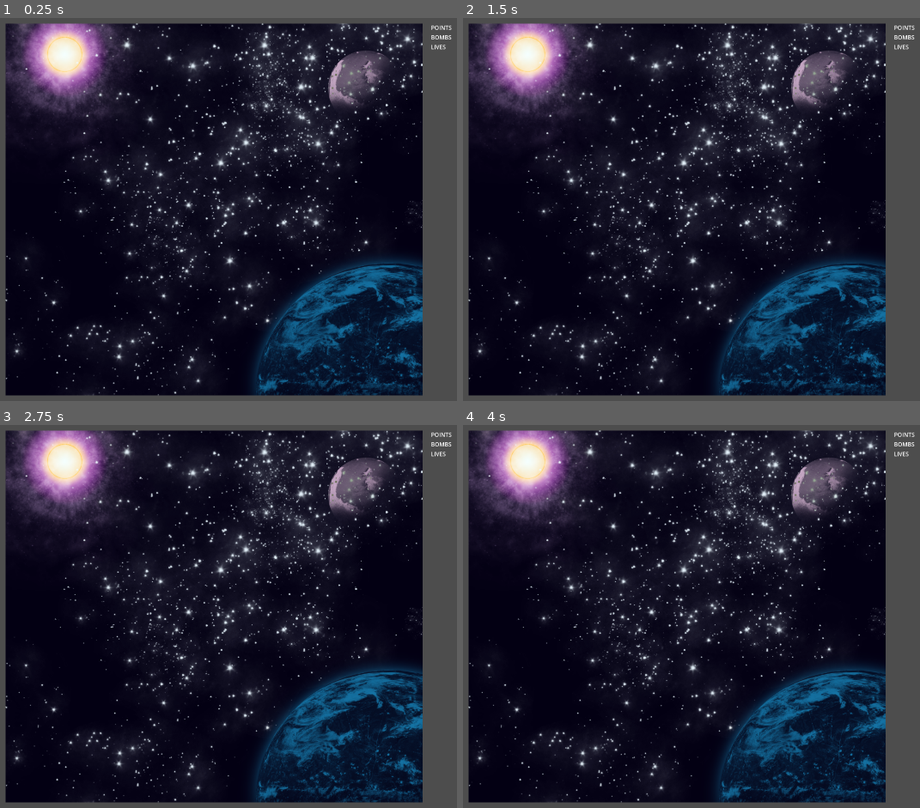
Above: before the commit, frames 1-4 (two rows, left to right).
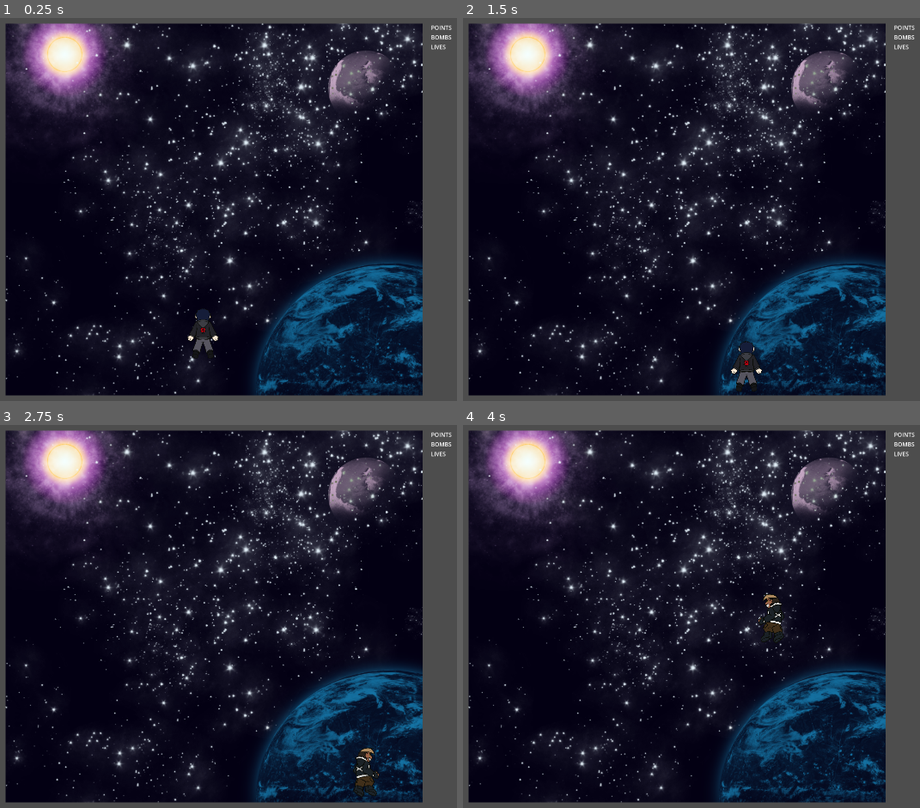
Above: after the commit, the same moments.

Repository: TresSims/Nickel2Danmaku
Game: Godot game, scene res://Levels/Level1/Level1.tscn
Two runs of this game, one before a commit and one after it. Both use one fixed random seed, a clock stepped at 60 frames per second and the inputs below. This scene is started directly instead of the project's main scene.
Inputs:
- Up to frame 1 (0.25 s): no input
- Up to frame 2 (1.5 s): tap Enter at 0.5 s; hold Right (right, bound only after the commit) 0.53-1.28 s; hold Shift (switch, bound only after the commit) 0.53-1.28 s; hold Down (down, bound only after the commit) from 1.28 s (still down); tap Shift (switch, bound only after the commit) at 1.35 s
- Up to frame 3 (2.75 s): tap Space at 2 s; release Down (down, bound only after the commit) at 2.03 s; hold Right (right, bound only after the commit) from 2.03 s (still down); hold Shift (switch, bound only after the commit) from 2.03 s (still down)
- Up to frame 4 (4 s): release Right (right, bound only after the commit) at 2.78 s; release Shift (switch, bound only after the commit) at 2.78 s; hold W (up, bound only after the commit) 2.78-3.53 s; tap Shift (switch, bound only after the commit) at 2.85 s; hold A (left, bound only after the commit) from 3.53 s (still down); hold Shift (switch, bound only after the commit) from 3.53 s (still down)

The runs differ from the first frame. In frame 1, 0.4% of the frame differs, in the area x 40-48%, y 76-89%; in frame 2, 0.4%, in the area x 58-66%, y 84-98%; in frame 3, 0.3%; in frame 4, 0.3%.

Commit message:
Added Basic character functionality

Diff:
--- a/Levels/Level1/Level1.tscn
+++ b/Levels/Level1/Level1.tscn
@@ -1,8 +1,79 @@
-[gd_scene load_steps=3 format=3 uid="uid://km7n274l66dj"]
+[gd_scene load_steps=17 format=3 uid="uid://km7n274l66dj"]
 
 [ext_resource type="Texture2D" uid="uid://ig8wq7yahx87" path="res://Levels/Level1/BG.png" id="1_savf4"]
+[ext_resource type="Script" path="res://Actors/Player/Player.gd" id="2_1o7g3"]
+[ext_resource type="Texture2D" uid="uid://dp3emxhorvutk" path="res://Actors/Player/PlayerSS.png" id="2_b7pti"]
 
 [sub_resource type="CanvasItemMaterial" id="CanvasItemMaterial_v0gpt"]
+
+[sub_resource type="AtlasTexture" id="AtlasTexture_ywb5b"]
+atlas = ExtResource("2_b7pti")
+region = Rect2(0, 0, 780, 1020)
+
+[sub_resource type="AtlasTexture" id="AtlasTexture_80lpj"]
+atlas = ExtResource("2_b7pti")
+region = Rect2(780, 0, 780, 1020)
+
+[sub_resource type="AtlasTexture" id="AtlasTexture_mxou5"]
+atlas = ExtResource("2_b7pti")
+region = Rect2(1560, 0, 780, 1020)
+
+[sub_resource type="AtlasTexture" id="AtlasTexture_fnj4j"]
+atlas = ExtResource("2_b7pti")
+region = Rect2(0, 1020, 780, 1020)
+
+[sub_resource type="AtlasTexture" id="AtlasTexture_r1gcr"]
+atlas = ExtResource("2_b7pti")
+region = Rect2(780, 1020, 780, 1020)
+
+[sub_resource type="AtlasTexture" id="AtlasTexture_5761e"]
+atlas = ExtResource("2_b7pti")
+region = Rect2(1560, 1020, 780, 1020)
+
+[sub_resource type="SpriteFrames" id="SpriteFrames_p6672"]
+animations = [{
+"frames": [{
+"duration": 1.0,
+"texture": SubResource("AtlasTexture_ywb5b")
+}, {
+"duration": 1.0,
+"texture": SubResource("AtlasTexture_80lpj")
+}, {
+"duration": 1.0,
+"texture": SubResource("AtlasTexture_mxou5")
+}, {
+"duration": 1.0,
+"texture": SubResource("AtlasTexture_fnj4j")
+}, {
+"duration": 1.0,
+"texture": SubResource("AtlasTexture_r1gcr")
+}, {
+"duration": 1.0,
+"texture": SubResource("AtlasTexture_5761e")
+}],
+"loop": true,
+"name": &"default",
+"speed": 5.0
+}]
+
+[sub_resource type="CircleShape2D" id="CircleShape2D_obehr"]
+radius = 12.0
+
+[sub_resource type="SegmentShape2D" id="SegmentShape2D_mpkiw"]
+a = Vector2(35, 35)
+b = Vector2(32, 1000)
+
+[sub_resource type="SegmentShape2D" id="SegmentShape2D_kxnjh"]
+a = Vector2(35, 45)
+b = Vector2(1120, 45)
+
+[sub_resource type="SegmentShape2D" id="SegmentShape2D_rrolm"]
+a = Vector2(-35, 37)
+b = Vector2(-35, 1000)
+
+[sub_resource type="SegmentShape2D" id="SegmentShape2D_2kt8s"]
+a = Vector2(35, 0)
+b = Vector2(1120, 0)
 
 [node name="MarginContainer" type="MarginContainer"]
 material = SubResource("CanvasItemMaterial_v0gpt")
@@ -25,6 +96,39 @@
 texture = ExtResource("1_savf4")
 centered = false
 
+[node name="Player" type="CharacterBody2D" parent="HBoxContainer/VBoxContainer/Sprite2D"]
+position = Vector2(552, 865)
+motion_mode = 1
+script = ExtResource("2_1o7g3")
+
+[node name="AnimatedSprite2D" type="AnimatedSprite2D" parent="HBoxContainer/VBoxContainer/Sprite2D/Player"]
+scale = Vector2(0.15, 0.15)
+sprite_frames = SubResource("SpriteFrames_p6672")
+frame = 5
+frame_progress = 0.0478822
+
+[node name="CollisionShape2D" type="CollisionShape2D" parent="HBoxContainer/VBoxContainer/Sprite2D/Player"]
+position = Vector2(0, -9)
+shape = SubResource("CircleShape2D_obehr")
+
+[node name="MapBorder" type="StaticBody2D" parent="HBoxContainer/VBoxContainer/Sprite2D"]
+
+[node name="CollisionShape2D" type="CollisionShape2D" parent="HBoxContainer/VBoxContainer/Sprite2D/MapBorder"]
+position = Vector2(20, 0)
+shape = SubResource("SegmentShape2D_mpkiw")
+
+[node name="CollisionShape2D2" type="CollisionShape2D" parent="HBoxContainer/VBoxContainer/Sprite2D/MapBorder"]
+position = Vector2(0, 10)
+shape = SubResource("SegmentShape2D_kxnjh")
+
+[node name="CollisionShape2D3" type="CollisionShape2D" parent="HBoxContainer/VBoxContainer/Sprite2D/MapBorder"]
+position = Vector2(1147, 0)
+shape = SubResource("SegmentShape2D_rrolm")
+
+[node name="CollisionShape2D4" type="CollisionShape2D" parent="HBoxContainer/VBoxContainer/Sprite2D/MapBorder"]
+position = Vector2(0, 960)
+shape = SubResource("SegmentShape2D_2kt8s")
+
 [node name="VBoxContainer2" type="VBoxContainer" parent="HBoxContainer"]
 layout_direction = 2
 layout_mode = 2
--- a/project.godot
+++ b/project.godot
@@ -20,3 +20,47 @@
 window/size/viewport_width=1920
 window/size/viewport_height=1080
 window/stretch/mode="viewport"
+
+[input]
+
+up={
+"deadzone": 0.5,
+"events": [Object(InputEventKey,"resource_local_to_scene":false,"resource_name":"","device":-1,"window_id":0,"alt_pressed":false,"shift_pressed":false,"ctrl_pressed":false,"meta_pressed":false,"pressed":false,"keycode":0,"physical_keycode":87,"key_label":0,"unicode":119,"echo":false,"script":null)
+, Object(InputEventKey,"resource_local_to_scene":false,"resource_name":"","device":-1,"window_id":0,"alt_pressed":false,"shift_pressed":false,"ctrl_pressed":false,"meta_pressed":false,"pressed":false,"keycode":0,"physical_keycode":4194320,"key_label":0,"unicode":0,"echo":false,"script":null)
+]
+}
+down={
+"deadzone": 0.5,
+"events": [Object(InputEventKey,"resource_local_to_scene":false,"resource_name":"","device":-1,"window_id":0,"alt_pressed":false,"shift_pressed":false,"ctrl_pressed":false,"meta_pressed":false,"pressed":false,"keycode":0,"physical_keycode":4194322,"key_label":0,"unicode":0,"echo":false,"script":null)
+, Object(InputEventKey,"resource_local_to_scene":false,"resource_name":"","device":-1,"window_id":0,"alt_pressed":false,"shift_pressed":false,"ctrl_pressed":false,"meta_pressed":false,"pressed":false,"keycode":0,"physical_keycode":83,"key_label":0,"unicode":115,"echo":false,"script":null)
+]
+}
+left={
+"deadzone": 0.5,
+"events": [Object(InputEventKey,"resource_local_to_scene":false,"resource_name":"","device":-1,"window_id":0,"alt_pressed":false,"shift_pressed":false,"ctrl_pressed":false,"meta_pressed":false,"pressed":false,"keycode":0,"physical_keycode":65,"key_label":0,"unicode":97,"echo":false,"script":null)
+, Object(InputEventKey,"resource_local_to_scene":false,"resource_name":"","device":-1,"window_id":0,"alt_pressed":false,"shift_pressed":false,"ctrl_pressed":false,"meta_pressed":false,"pressed":false,"keycode":0,"physical_keycode":4194319,"key_label":0,"unicode":0,"echo":false,"script":null)
+]
+}
+right={
+"deadzone": 0.5,
+"events": [Object(InputEventKey,"resource_local_to_scene":false,"resource_name":"","device":-1,"window_id":0,"alt_pressed":false,"shift_pressed":false,"ctrl_pressed":false,"meta_pressed":false,"pressed":false,"keycode":0,"physical_keycode":4194321,"key_label":0,"unicode":0,"echo":false,"script":null)
+, Object(InputEventKey,"resource_local_to_scene":false,"resource_name":"","device":-1,"window_id":0,"alt_pressed":false,"shift_pressed":false,"ctrl_pressed":false,"meta_pressed":false,"pressed":false,"keycode":0,"physical_keycode":68,"key_label":0,"unicode":100,"echo":false,"script":null)
+]
+}
+switch={
+"deadzone": 0.5,
+"events": [Object(InputEventKey,"resource_local_to_scene":false,"resource_name":"","device":-1,"window_id":0,"alt_pressed":false,"shift_pressed":false,"ctrl_pressed":false,"meta_pressed":false,"pressed":false,"keycode":0,"physical_keycode":4194325,"key_label":0,"unicode":0,"echo":false,"script":null)
+, Object(InputEventKey,"resource_local_to_scene":false,"resource_name":"","device":-1,"window_id":0,"alt_pressed":false,"shift_pressed":false,"ctrl_pressed":false,"meta_pressed":false,"pressed":false,"keycode":0,"physical_keycode":4194326,"key_label":0,"unicode":0,"echo":false,"script":null)
+]
+}
+bomb={
+"deadzone": 0.5,
+"events": [Object(InputEventKey,"resource_local_to_scene":false,"resource_name":"","device":-1,"window_id":0,"alt_pressed":false,"shift_pressed":false,"ctrl_pressed":false,"meta_pressed":false,"pressed":false,"keycode":0,"physical_keycode":88,"key_label":0,"unicode":120,"echo":false,"script":null)
+]
+}
+fire={
+"deadzone": 0.5,
+"events": [Object(InputEventKey,"resource_local_to_scene":false,"resource_name":"","device":-1,"window_id":0,"alt_pressed":false,"shift_pressed":false,"ctrl_pressed":false,"meta_pressed":false,"pressed":false,"keycode":0,"physical_keycode":90,"key_label":0,"unicode":122,"echo":false,"script":null)
+, Object(InputEventKey,"resource_local_to_scene":false,"resource_name":"","device":-1,"window_id":0,"alt_pressed":false,"shift_pressed":false,"ctrl_pressed":false,"meta_pressed":false,"pressed":false,"keycode":0,"physical_keycode":32,"key_label":0,"unicode":32,"echo":false,"script":null)
+]
+}
